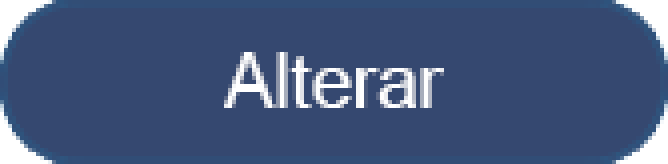
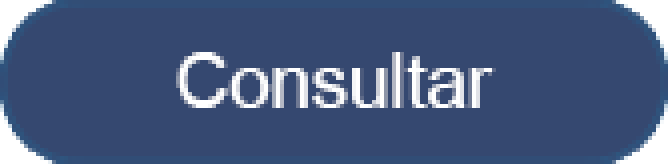
Two versions of the same layered image (668×164). Layer-by-layer changes:
added layer "Consultar" above "Verificar" over <box>176,52,496,108</box>
hid "Alterar" over <box>224,52,444,108</box>
